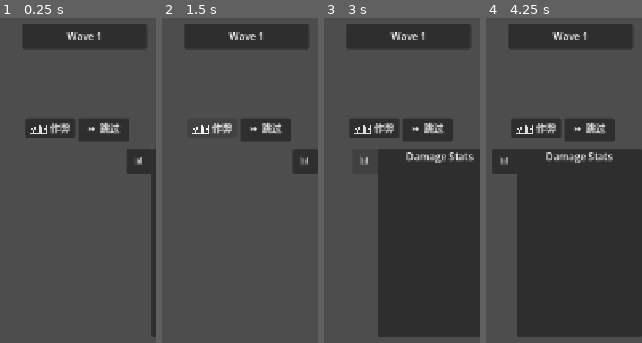
Above: before the commit, frames 1-4 (left to right).
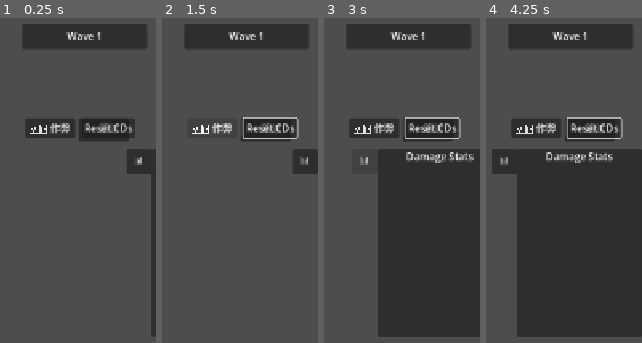
Above: after the commit, the same moments.

Repository: seekerzz/tower-html
Game: Godot game, scene res://src/Scenes/UI/MainGUI.tscn
The game is run twice, just before and just after one commit, with the same random seed, the same clock (stepped at 60 frames per second) and the same inputs. The project has no main scene, so this scene is started directly.
Inputs (mouse positions are in pixels of both pictures, inside the frame that each line leads up to):
- Up to frame 1 (0.25 s): no input
- Up to frame 2 (1.5 s): click (269, 128) at 0.5 s, where only the run after the commit has a clickable "Reset CDs"; click "🛠️ 作弊" at 1.25 s
- Up to frame 3 (3 s): click "⏩ 跳过" at 2 s; click "📊" at 2.75 s
- Up to frame 4 (4.25 s): move the mouse to (outside the picture) at 3.52 s; hold Right (ui_right) from 3.53 s (still down); tap Q at 3.6 s; click (outside the picture) at 3.67 s

The runs differ from the first frame. In frame 1, 0.7% of the frame differs, in the area x 55-87%, y 31-37%; in frame 2, 1.1%, in the area x 51-88%, y 30-38%; in frame 3, 1.1%; in frame 4, 1.1%.

Commit message:
Restrict skills in shop, add reset CD cheat, auto-exit build mode, and update unit star visuals

Diff:
--- a/src/Scripts/GridManager.gd
+++ b/src/Scripts/GridManager.gd
@@ -89,6 +89,10 @@
 	if GameManager.has_signal("wave_started"):
 		GameManager.wave_started.connect(func():
 			expansion_mode = false
+			# Update visibility of grid lines
+			for key in tiles:
+				if tiles[key].has_method("set_grid_visible"):
+					tiles[key].set_grid_visible(expansion_mode)
 			clear_ghosts()
 		)
 
--- a/src/Scripts/UI/MainGUI.gd
+++ b/src/Scripts/UI/MainGUI.gd
@@ -65,6 +65,15 @@
 
 	if debug_button:
 		debug_button.pressed.connect(_on_debug_button_pressed)
+
+		# Add Reset CD Button next to debug button
+		var reset_cd_btn = Button.new()
+		reset_cd_btn.text = "Reset CDs"
+		reset_cd_btn.position = debug_button.position + Vector2(debug_button.size.x + 10, 0) # Place it right of debug button
+		reset_cd_btn.size = debug_button.size
+		reset_cd_btn.pressed.connect(_on_reset_cd_pressed)
+		debug_button.get_parent().add_child(reset_cd_btn)
+
 	if skip_button:
 		skip_button.pressed.connect(_on_skip_button_pressed)
 
@@ -354,6 +363,13 @@
 func _on_debug_button_pressed():
 	GameManager.activate_cheat()
 
+func _on_reset_cd_pressed():
+	if GameManager.grid_manager:
+		for key in GameManager.grid_manager.tiles:
+			var tile = GameManager.grid_manager.tiles[key]
+			if tile.unit:
+				tile.unit.skill_cooldown = 0.0
+
 func _on_skip_button_pressed():
 	if not GameManager.is_wave_active:
 		return
--- a/src/Scripts/UI/SkillBar.gd
+++ b/src/Scripts/UI/SkillBar.gd
@@ -209,4 +209,5 @@
 			_on_skill_btn_pressed(skill_units[index])
 
 func _on_skill_btn_pressed(unit):
+	if !GameManager.is_wave_active: return
 	unit.activate_skill()
--- a/src/Scripts/Unit.gd
+++ b/src/Scripts/Unit.gd
@@ -233,7 +233,21 @@
 func update_visuals():
 	_ensure_visual_hierarchy()
 	var label = visual_holder.get_node_or_null("Label")
-	var star_label = visual_holder.get_node_or_null("StarLabel")
+
+	# Remove old star label if it exists
+	var old_star_label = visual_holder.get_node_or_null("StarLabel")
+	if old_star_label:
+		old_star_label.queue_free()
+
+	# Create or get star container
+	var star_container = visual_holder.get_node_or_null("StarContainer")
+	if !star_container:
+		star_container = HBoxContainer.new()
+		star_container.name = "StarContainer"
+		star_container.alignment = BoxContainer.ALIGNMENT_CENTER
+		star_container.mouse_filter = Control.MOUSE_FILTER_IGNORE
+		star_container.add_theme_constant_override("separation", -5) # Tighter packing
+		visual_holder.add_child(star_container)
 
 	# Try to load icon image
 	var icon_texture = AssetLoader.get_unit_icon(type_key)
@@ -274,13 +288,25 @@
 		label.position = target_pos
 		label.pivot_offset = label.size / 2
 
+	# Update Star Container Position and Content
+	star_container.size = Vector2(target_size.x, 30)
+	star_container.position = Vector2(target_pos.x, target_pos.y - 15) # Above unit
+
+	# Clear old stars
+	for child in star_container.get_children():
+		child.queue_free()
+
 	if level > 1:
-		if star_label:
-			star_label.text = "⭐%d" % level
-			star_label.show()
+		star_container.show()
+		for i in range(level):
+			var star_icon = Label.new()
+			star_icon.text = "⭐"
+			star_icon.add_theme_font_size_override("font_size", 24) # Larger stars as requested
+			star_icon.horizontal_alignment = HORIZONTAL_ALIGNMENT_CENTER
+			star_icon.vertical_alignment = VERTICAL_ALIGNMENT_CENTER
+			star_container.add_child(star_icon)
 	else:
-		if star_label:
-			star_label.hide()
+		star_container.hide()
 
 	_update_buff_icons()
 
